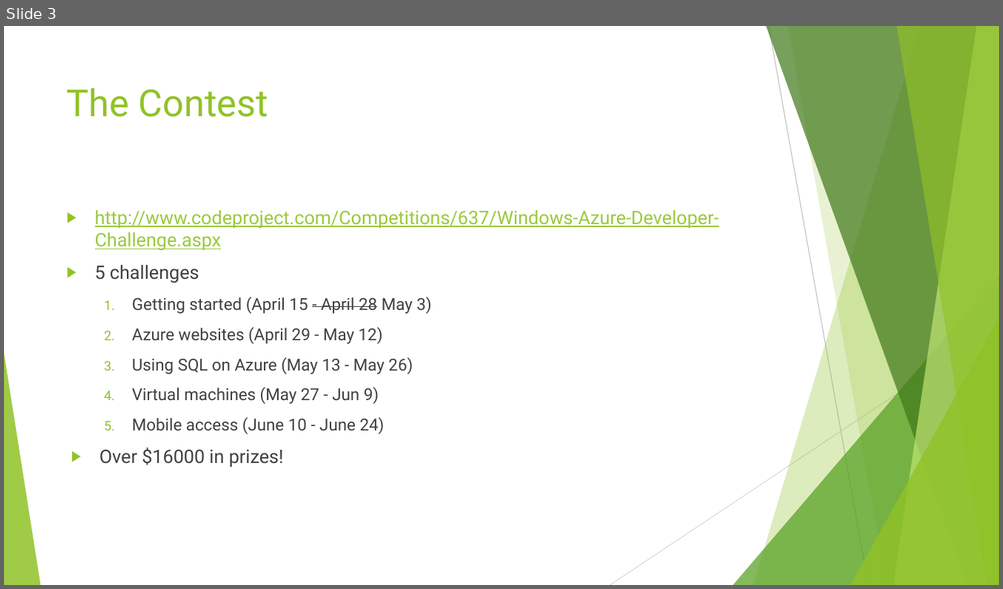
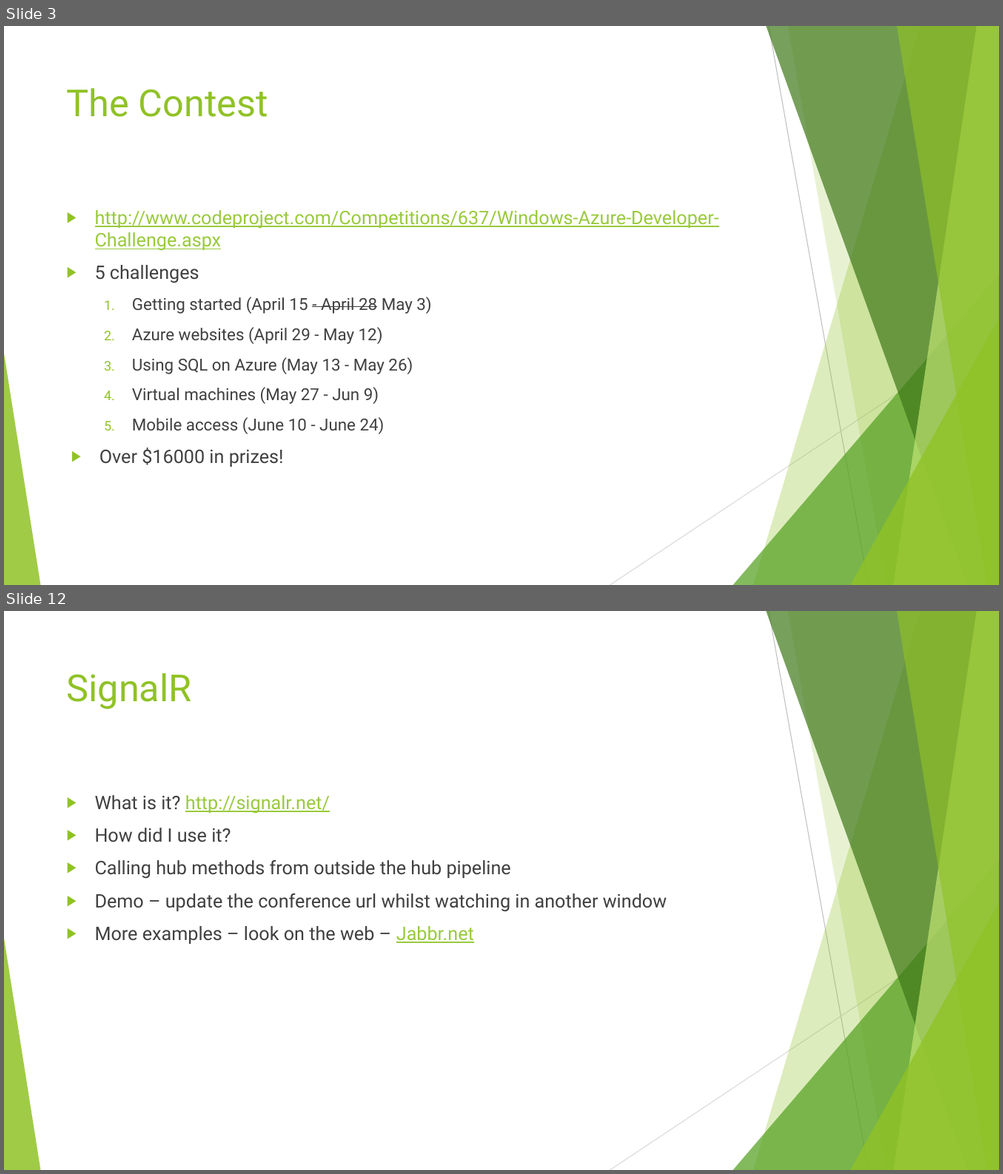
Before and after one commit to phillee007/youconf, a slide deck: The CodeProject Windows Azure Developer Contest.pptx. Shown one above the other, each under a label of ours: slide 3 before the commit, slides 3 and 12 after it; the slides between them are not shown. The pictures are 1003x589 and 1003x1174 pixels, drawn with LibreOffice and Linux fonts; fonts in the diff are those of the drawing. Boxes give left, top, right and bottom in pixels: in the first picture for what was removed or moved away, otherwise in the second. Text is boxed around its words. In the diff, an @@ line names an element or a change of style, - is before the commit and + after.

```diff
--- a/The CodeProject Windows Azure Developer Contest.pptx
+++ b/The CodeProject Windows Azure Developer Contest.pptx
@@ slide 12 added at bbox=[4, 611, 999, 1170], background #FFFFFF; not listed: 10 template elements that a slide beside it also shows @@
@@ title added at bbox=[67, 673, 192, 709], 36 pt, text #90C226 @@
+SignalR
@@ text added at bbox=[95, 795, 666, 944], 18 pt, text #404040 @@
+▶ What is it? http://signalr.net/
+▶ How did I use it?
+▶ Calling hub methods from outside the hub pipeline
+▶ Demo – update the conference url whilst watching in another window
+▶ More examples – look on the web – Jabbr.net
```
Also in this commit, not shown: 2 slides changed, 12 other slides added.
